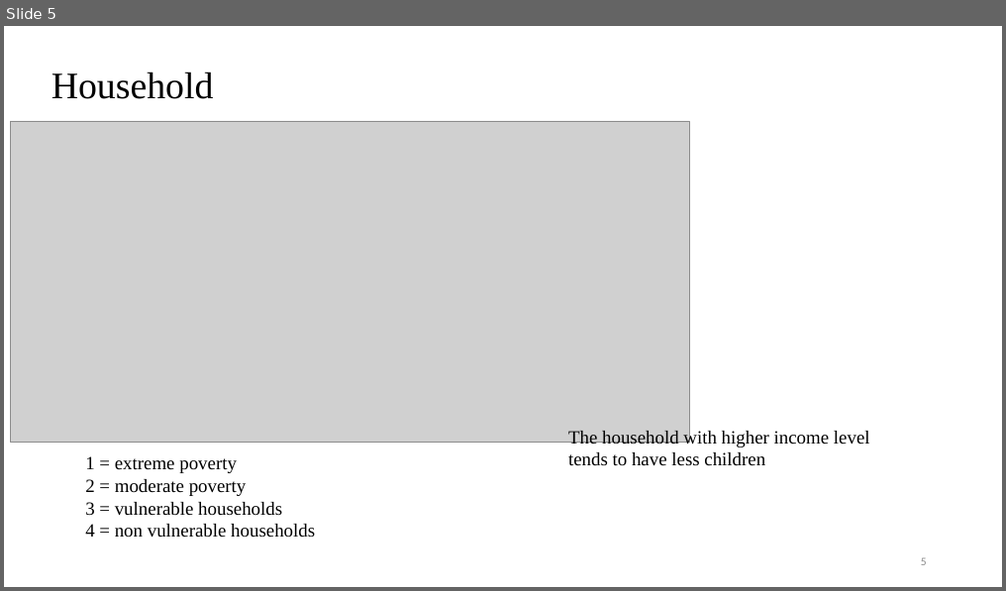
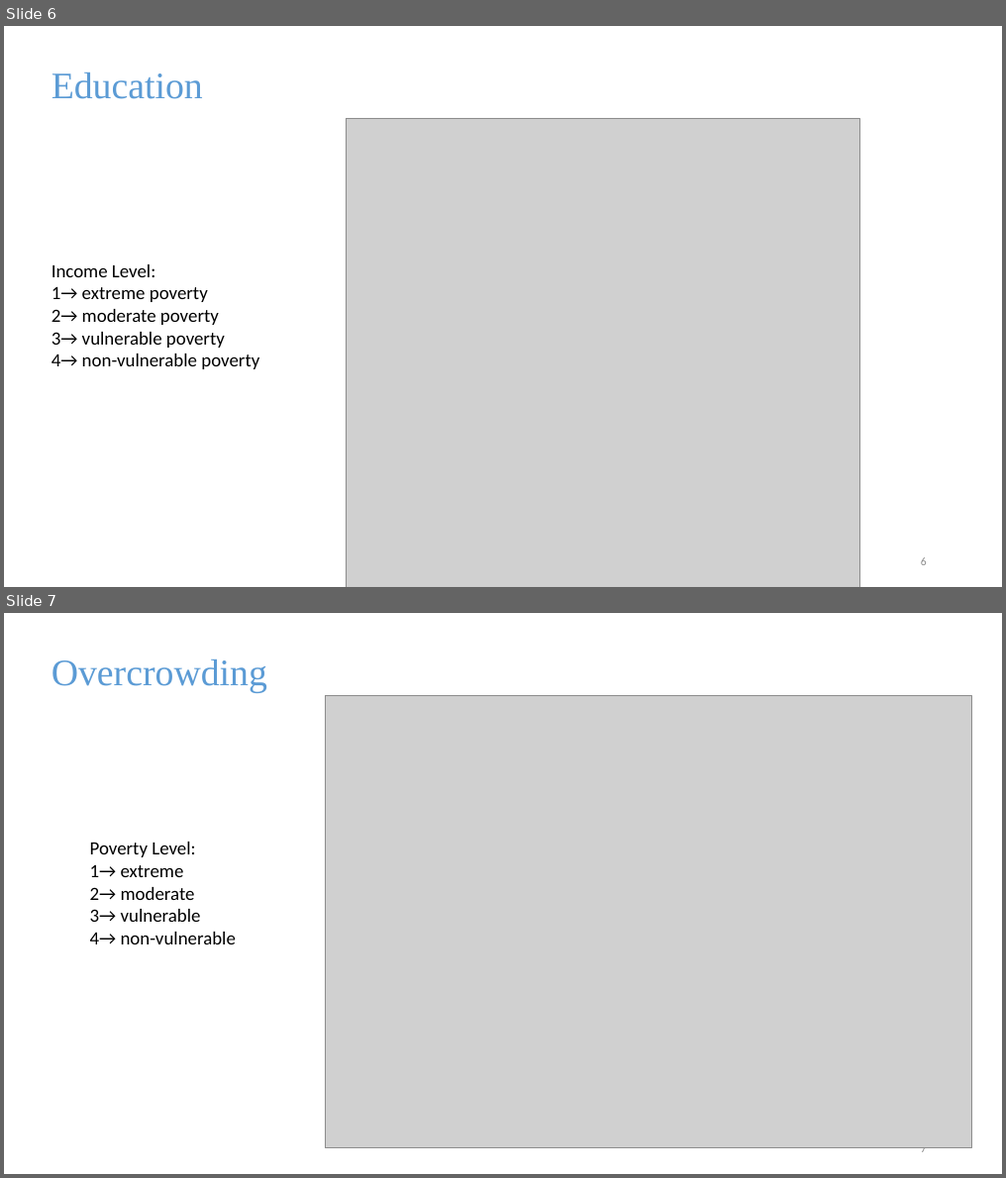
Before and after one commit to zhaomh1998/ece143, a slide deck: ECE143 presentation.pptx. Shown one above the other, each under a label of ours: slide 5 before the commit, slides 6 and 7 after it. The pictures are 1006x591 and 1006x1178 pixels, drawn with LibreOffice and Linux fonts; fonts in the diff are those of the drawing; grey boxes stand for pictures. Boxes give left, top, right and bottom in pixels: in the first picture for what was removed or moved away, otherwise in the second. Text is boxed around its words. In the diff, an @@ line names an element or a change of style, - is before the commit and + after.

```diff
--- a/ECE143 presentation.pptx
+++ b/ECE143 presentation.pptx
@@ slide 7 added at [4, 613, 1002, 1174], background #FFFFFF @@
@@ text added at [52, 660, 267, 693], 36 pt, text #5B9BD5 @@
+Overcrowding
@@ picture added at [325, 696, 972, 1149] @@
@@ text added at [90, 842, 236, 945], 18 pt, text #000000 @@
+Poverty Level:
+1→ extreme
+2→ moderate
+3→ vulnerable
+4→ non-vulnerable
@@ page number added at [921, 1148, 927, 1156], 11 pt, text #8C8C8C @@
+7
@@ what was slide 5 is now slide 6 @@
@@ slide 6 changed as well @@
@@ text at [52, 73, 203, 99]: text changed; text colour #000000 to #5B9BD5 @@
-Household
+Education
@@ picture removed at [10, 121, 690, 443] @@
@@ picture added at [347, 118, 859, 587] @@
@@ text at [52, 265, 259, 370]: text changed; font Times New Roman to Calibri @@
-1 = extreme poverty
-2 = moderate poverty
-3 = vulnerable households
-4 = non vulnerable households
+Income Level:
+1→ extreme poverty
+2→ moderate poverty
+3→ vulnerable poverty
+4→ non-vulnerable poverty
@@ text removed at [568, 429, 870, 467] @@
-The household with higher income level tends to have less children
```
Also in this commit, not shown: 4 other slides changed, 9 other slides added, 4 slides removed.
